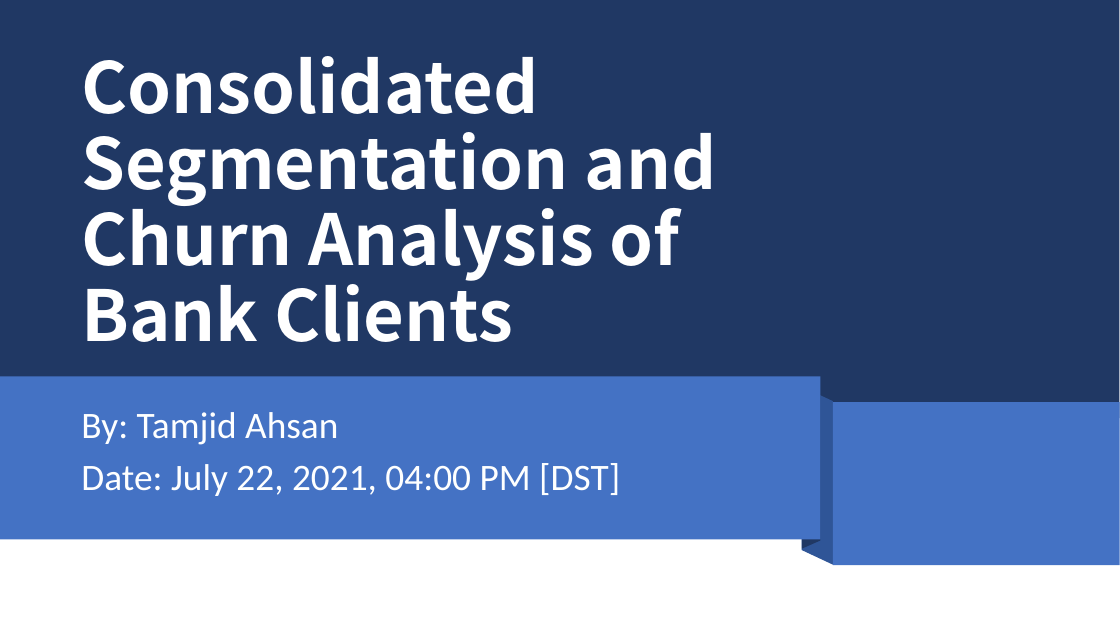
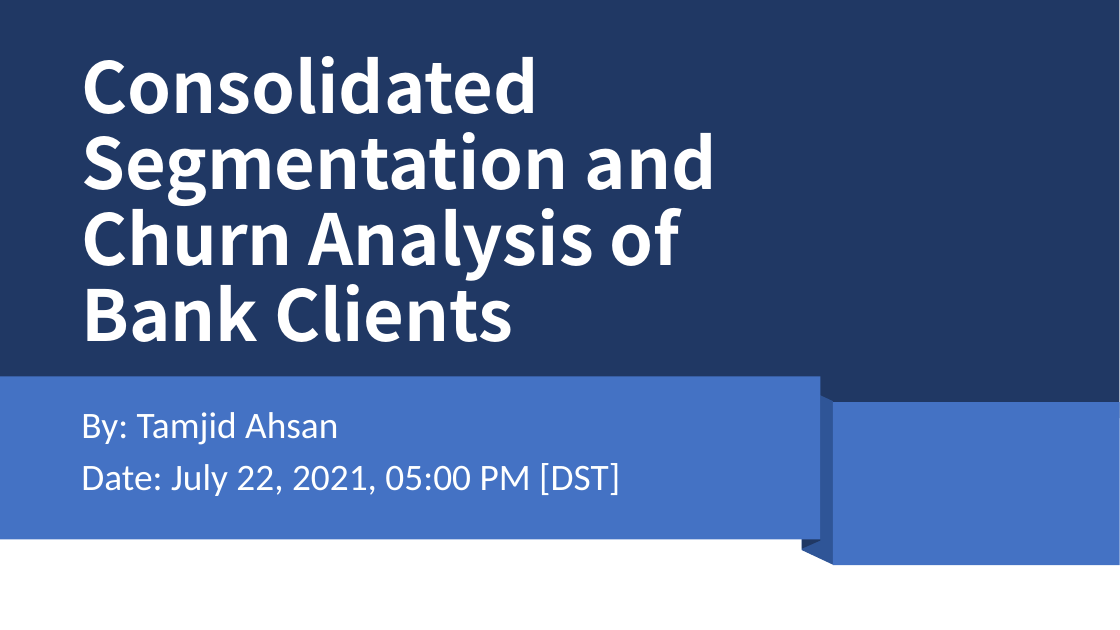
Before and after one commit to tamjid-ahsan/capstone_customer_churn, a slide deck: slide 1 of presentation.pptx. Drawn at 1120x630 pixels with LibreOffice and Linux fonts; fonts in the diff are those of the drawing. Boxes give left, top, right and bottom in pixels: in the first picture for what was removed or moved away, otherwise in the second. Text is boxed around its words. In the diff, an @@ line names an element or a change of style, - is before the commit and + after.

```diff
--- a/presentation.pptx
+++ b/presentation.pptx
@@ subtitle at bbox=[81, 463, 620, 496]: text changed @@
-Date: July 22, 2021, 04:00 PM [DST]
+Date: July 22, 2021, 05:00 PM [DST]
```
Also in this commit, not shown: 10 other slides changed, 2 slides added, 1 slide removed, 12 other files.
